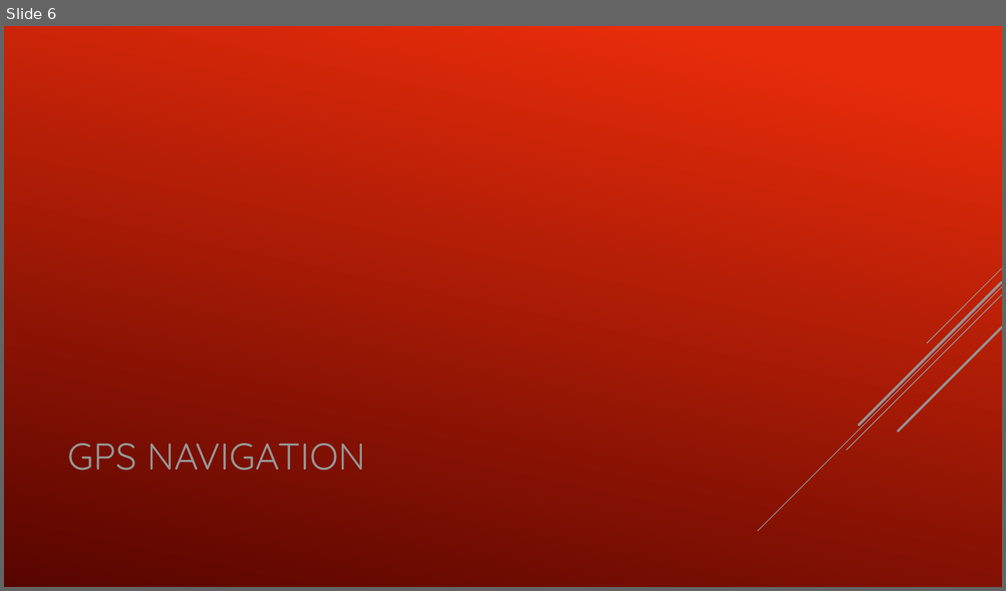
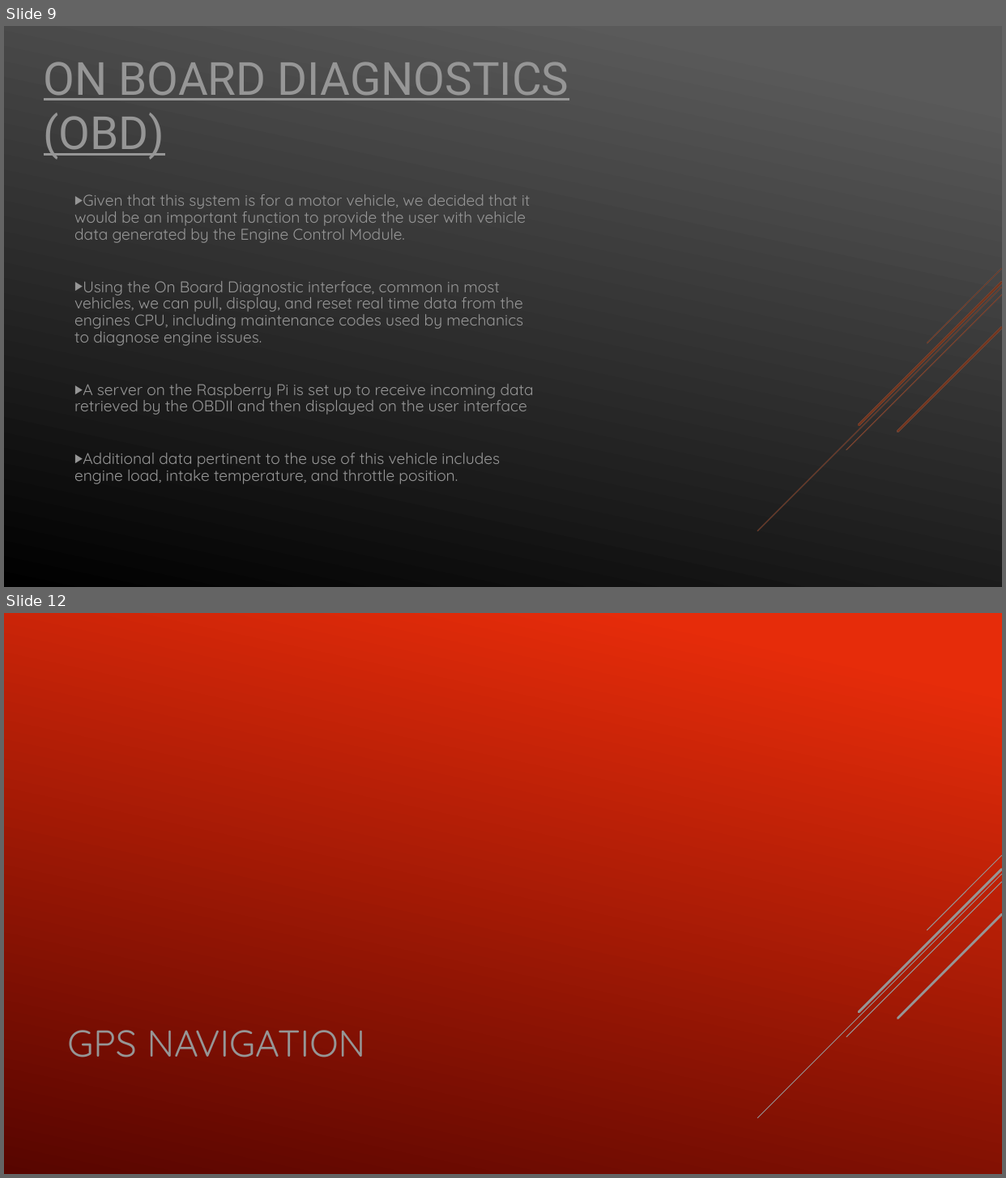
Before and after one commit to Joshua-Bonner/OpenZ, a slide deck: Presentation/OpenZ.pptx. Shown one above the other, each under a label of ours: slide 6 before the commit, slides 9 and 12 after it; the slides between them are not shown. The pictures are 1006x591 and 1006x1178 pixels, drawn with LibreOffice and Linux fonts; fonts in the diff are those of the drawing. Boxes give left, top, right and bottom in pixels: in the first picture for what was removed or moved away, otherwise in the second. Text is boxed around its words. In the diff, an @@ line names an element or a change of style, - is before the commit and + after.

```diff
--- a/Presentation/OpenZ.pptx
+++ b/Presentation/OpenZ.pptx
@@ slide 9 added at bbox=[4, 26, 1002, 587], background gradient #5B5B5B to #000000; not listed: 5 template elements that a slide beside it also shows @@
@@ title added at bbox=[44, 62, 569, 160], 44 pt, text #969696, underline @@
+ON BOARD DIAGNOSTICS
+(OBD)
@@ text added at bbox=[74, 194, 534, 484], 15 pt, text #969696 @@
+▶ Given that this system is for a motor vehicle, we decided that it would be an important function to provide the user with vehicle data generated by the Engine Control Module.
+▶ Using the On Board Diagnostic interface, common in most vehicles, we can pull, display, and reset real time data from the engines CPU, including maintenance codes used by mechanics to diagnose engine issues.
+▶ A server on the Raspberry Pi is set up to receive incoming data retrieved by the OBDII and then displayed on the user interface
+▶ Additional data pertinent to the use of this vehicle includes engine load, intake temperature, and throttle position.
@@ group added at bbox=[758, 268, 1002, 531]: 5 lines @@
@@ what was slide 6 is now slide 12 @@
```
Also in this commit, not shown: 4 slides changed, 6 other slides added, 2 slides removed.
